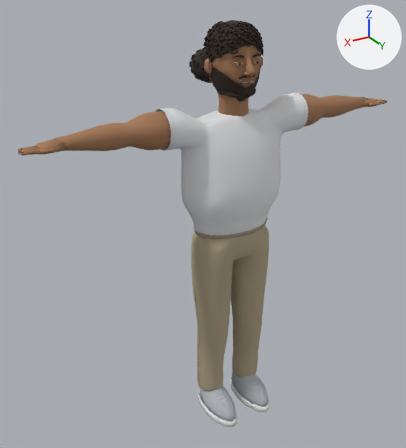
The glTF model game/assets/characters/Kobi.glb as it was, and as the next commit left it.
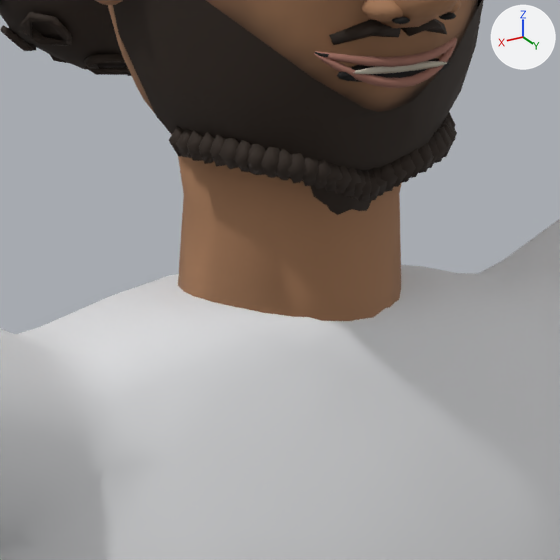
There are two pictures of each version: one whole from a 50 mm lens placed at (1.677, 2.48, 2.542), pointed at (0.109, -0.133, 1.235), one close up on the part from 48% to 67% of the width and 16% to 33% of the height. Every picture has the same lights, and +X, +Y and +Z are marked at upper right. The last two pictures show the newer version. Where no turn or scale is listed for an object, it has been applied to the vertices. Vertices at exactly the same position are counted once.

Names of what the first close-up shows: 'KobiMesh'.
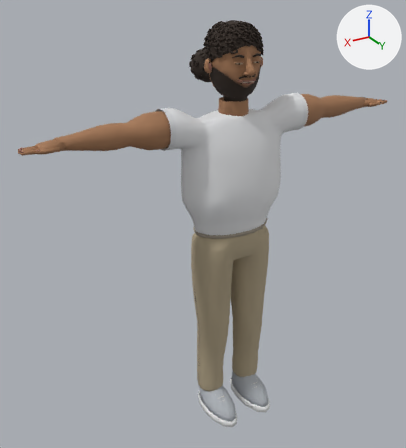
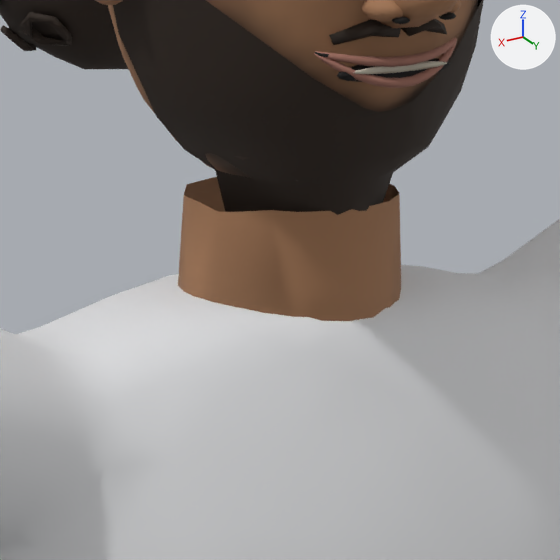
Where the change shows, as pixel boxes [x1, y1, x2, y2] in the close-ups (560 x 560 px; the box of a moved part takes in the faces that stretch with it):
part 1 of me_kobi, deleted: before [50, 54, 457, 202]
part 2 of me_kobi, moved or reshaped (not visible afterwards): before [178, 156, 402, 212]

The change, as a diff of the scene's bpy script:
```diff
--- a/game/assets/characters/Kobi.glb.py
+++ b/game/assets/characters/Kobi.glb.py
@@ me_kobi @@
 # used by ob_kobimesh; location = (0.0, 0.0, 0.0)
-me_kobi.from_pydata(...)  # 11276 vertices, 21362 faces; spans x -1.14..1.14, y -0.36..0.26, z 0.02..2.37
+me_kobi.from_pydata(...)  # 10823 vertices, 20590 faces; spans x -1.14..1.14, y -0.36..0.26, z 0.02..2.37
+# me_kobi part 1: 39 loose pieces with 429 vertices, spanning x -0.11..0.11, y -0.31..0.1, z 1.99..2.05, are deleted
+# me_kobi part 2: 47 vertices moved within x -0.08..0.08, y 0.1..0.13, z 2.17..2.18; 286 vertices removed from x -0.09..0.09, y -0.08..0.13, z 2.03..2.18; 262 vertices added at x -0.07..0.07, y 0.1..0.12, z 2.17..2.18
 me_kobi.materials.append(mat_kobi_editable_color_atlas)
```
